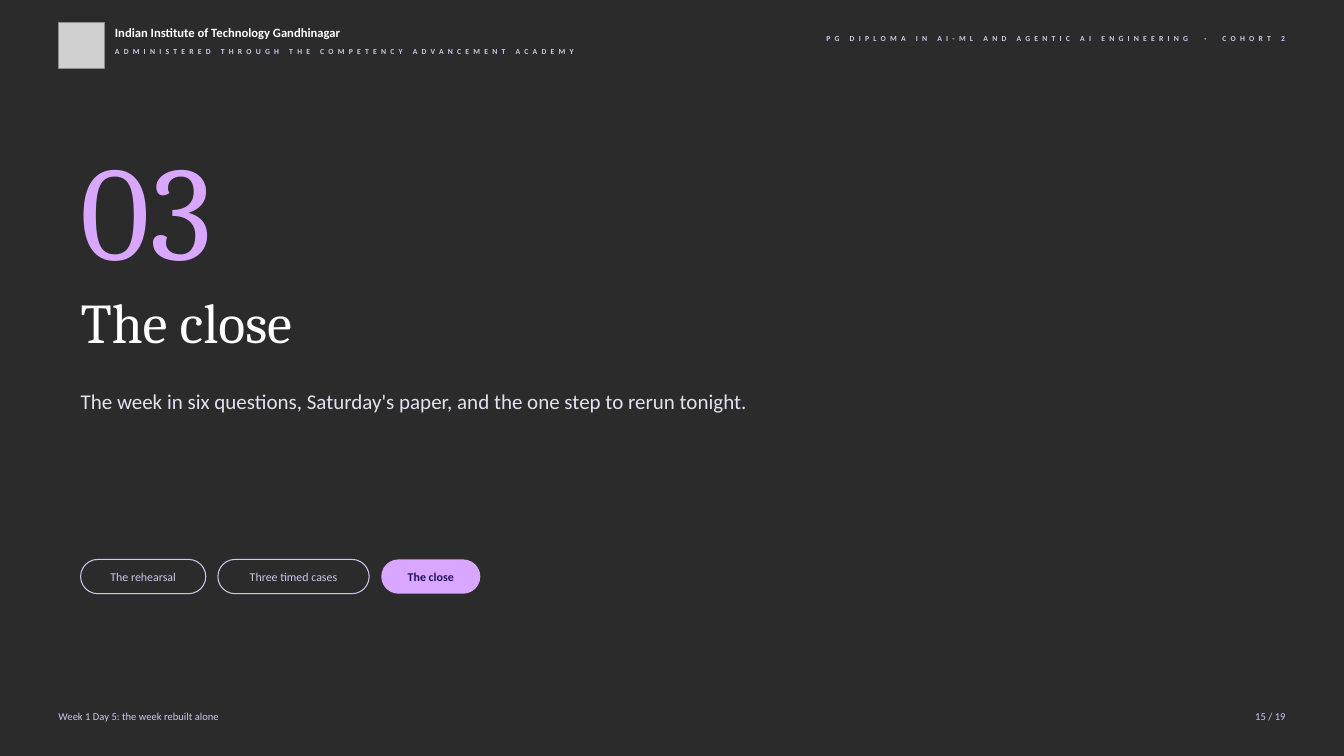
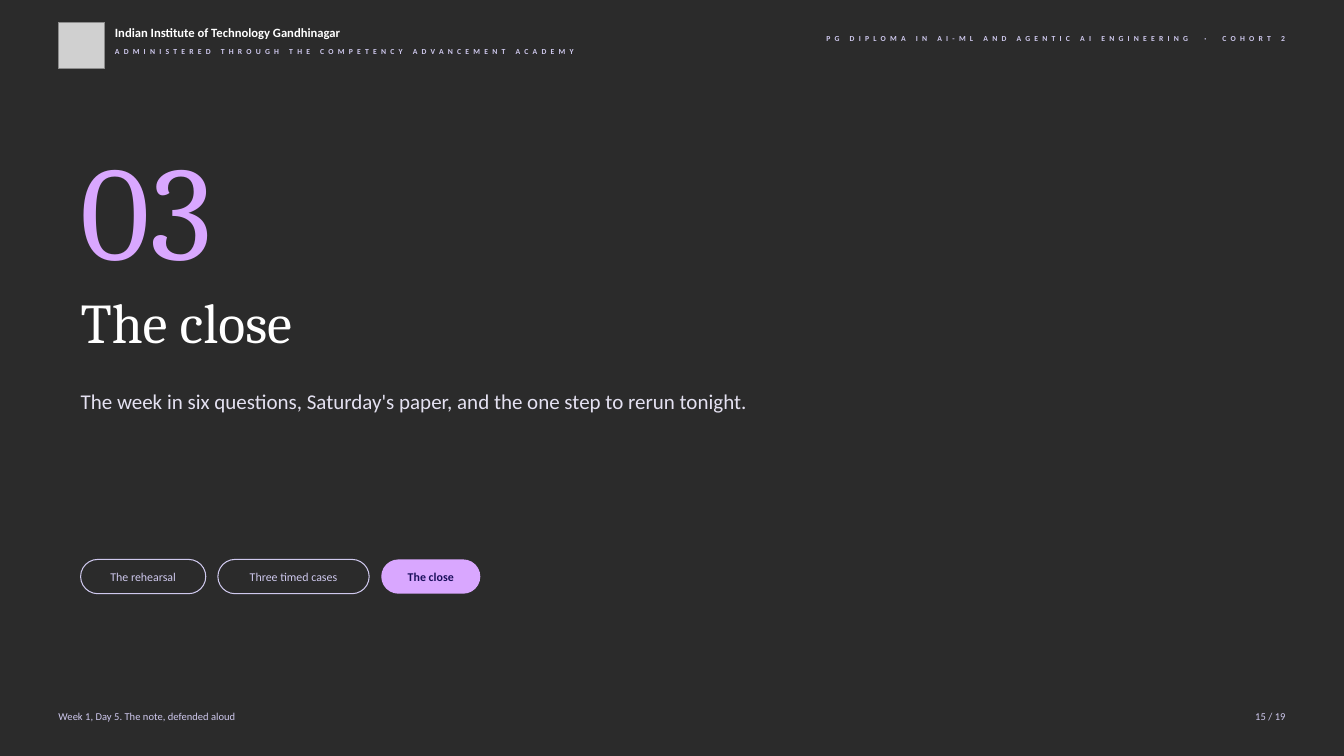
Before and after one commit to fde-academy-lab/c2-content-factory, a slide deck: slide 15 of content/W01/D5/slides/C2_W01_D05_rehearsal_STUDENT.pptx. Drawn at 1344x756 pixels with LibreOffice and Linux fonts; fonts in the diff are those of the drawing; grey boxes stand for pictures; background and template pictures are left out; a plain dark background stands for a picture behind light text. Boxes give left, top, right and bottom in pixels: in the first picture for what was removed or moved away, otherwise in the second. Text is boxed around its words. In the diff, an @@ line names an element or a change of style, - is before the commit and + after.

```diff
--- a/content/W01/D5/slides/C2_W01_D05_rehearsal_STUDENT.pptx
+++ b/content/W01/D5/slides/C2_W01_D05_rehearsal_STUDENT.pptx
@@ text at (x1=58, y1=712, x2=235, y2=722): text changed @@
-Week 1 Day 5: the week rebuilt alone
+Week 1, Day 5. The note, defended aloud
```
Also in this commit, not shown: 2 other slides changed, 2 other files.
